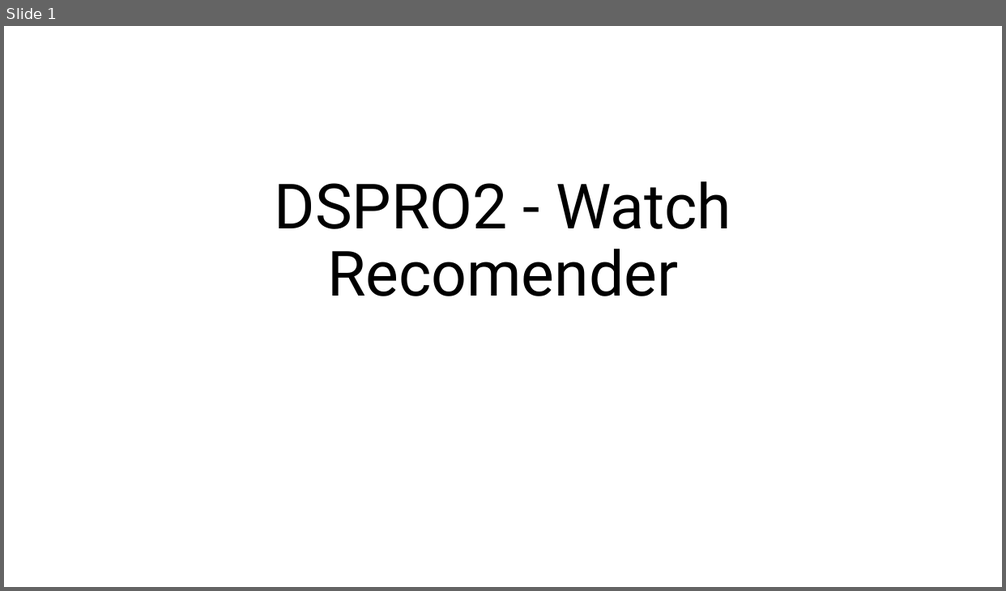
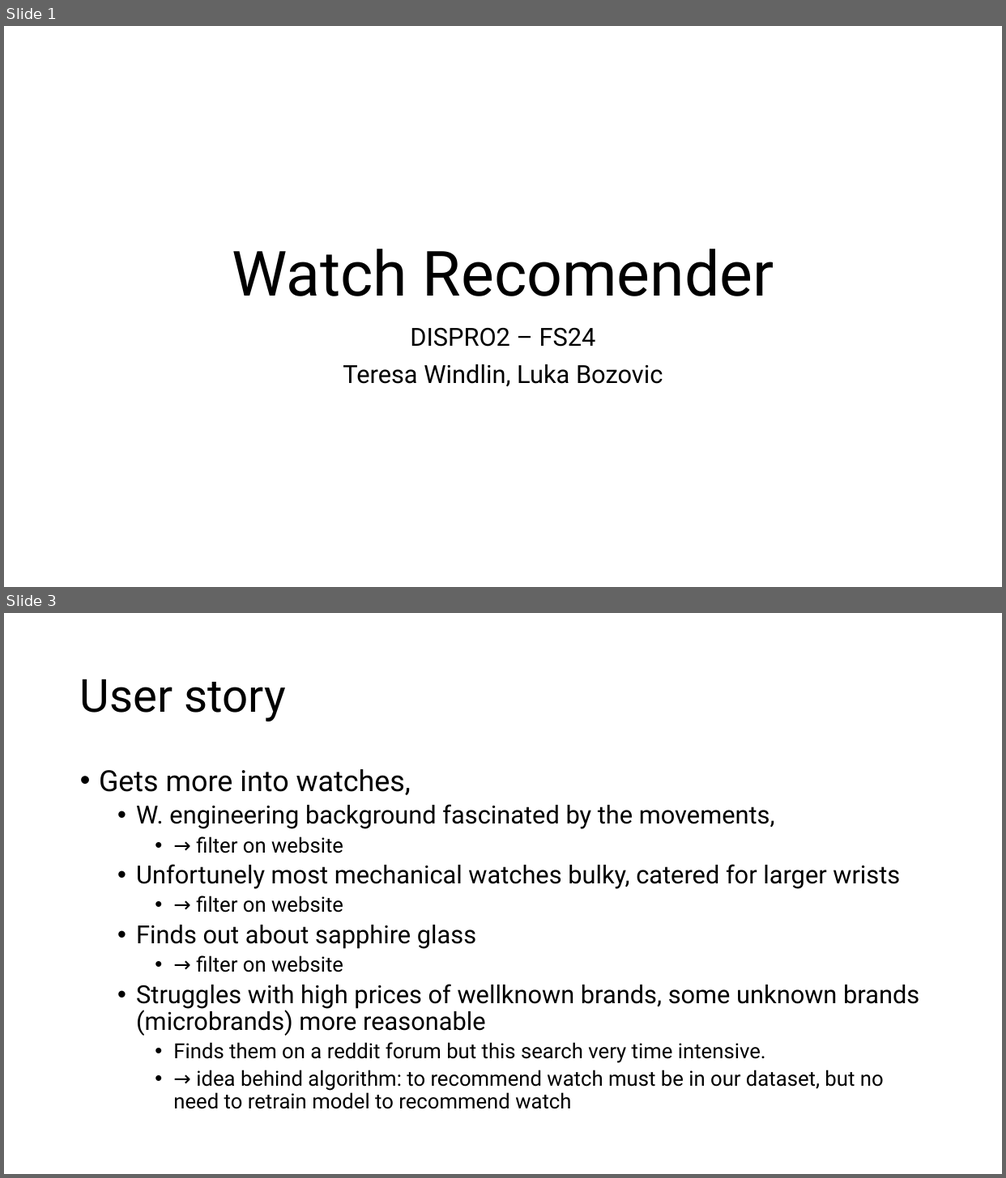
Before and after one commit to Luk-stud/Watch-recomender-DISPRO, a slide deck: Base_DISPRO Präsi.pptx. Shown one above the other, each under a label of ours: slide 1 before the commit, slides 1 and 3 after it; the slides between them are not shown. The pictures are 1006x591 and 1006x1178 pixels, drawn with LibreOffice and Linux fonts; fonts in the diff are those of the drawing. Boxes give left, top, right and bottom in pixels: in the first picture for what was removed or moved away, otherwise in the second. Text is boxed around its words. In the diff, an @@ line names an element or a change of style, - is before the commit and + after.

```diff
--- a/Base_DISPRO Präsi.pptx
+++ b/Base_DISPRO Präsi.pptx
@@ slide 3 added at bbox=[4, 613, 1002, 1174], background #FFFFFF @@
@@ title added at bbox=[80, 679, 287, 722], 44 pt, text #000000 @@
+User story
@@ text added at bbox=[99, 769, 919, 1110], 24 pt, text #000000 @@
+• Gets more into watches,
+  • W. engineering background fascinated by the movements,
+    • → filter on website
+  • Unfortunely most mechanical watches bulky, catered for larger wrists
+    • → filter on website
+  • Finds out about sapphire glass
+    • → filter on website
+  • Struggles with high prices of wellknown brands, some unknown brands (microbrands) more reasonable
+    • Finds them on a reddit forum but this search very time intensive.
+    • → idea behind algorithm: to recommend watch must be in our dataset, but no need to retrain model to recommend watch
@@ slide 1 changed as well @@
@@ title at bbox=[232, 249, 774, 297]: text changed @@
-DSPRO2 - Watch Recomender
+Watch Recomender
@@ subtitle added at bbox=[343, 327, 663, 387], 24 pt, text #000000 @@
+DISPRO2 – FS24
+Teresa Windlin, Luka Bozovic
```
Also in this commit, not shown: 11 other slides added, 2 slides removed, 1 other file.
